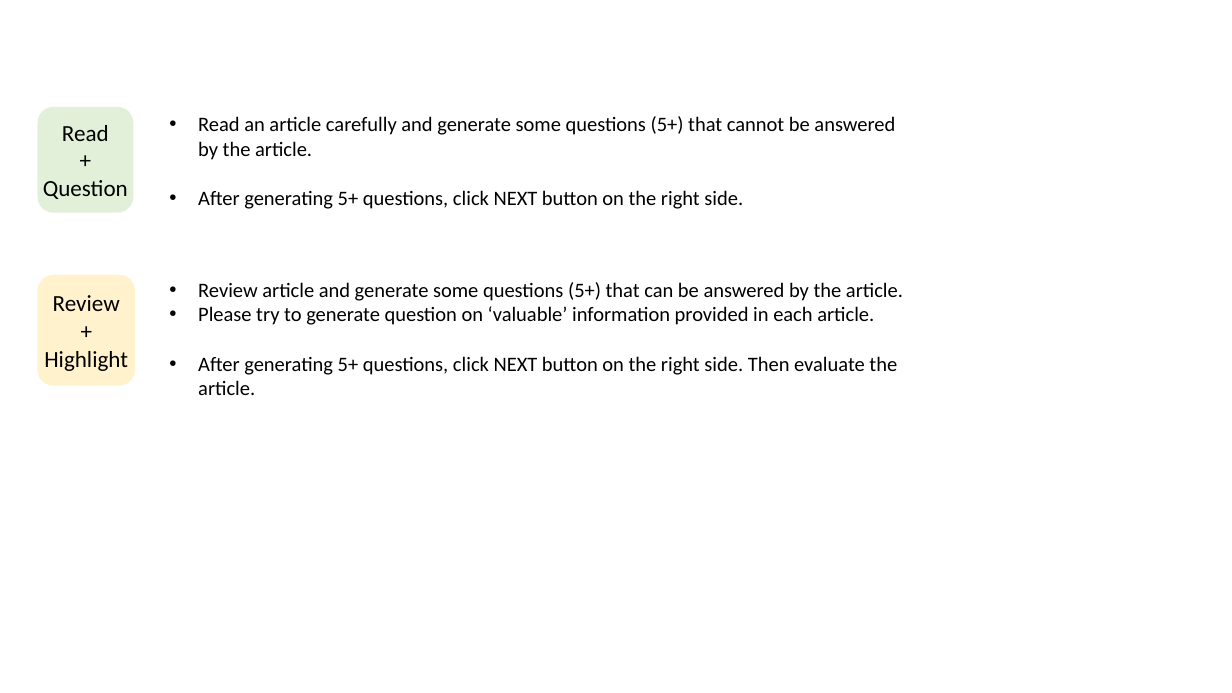
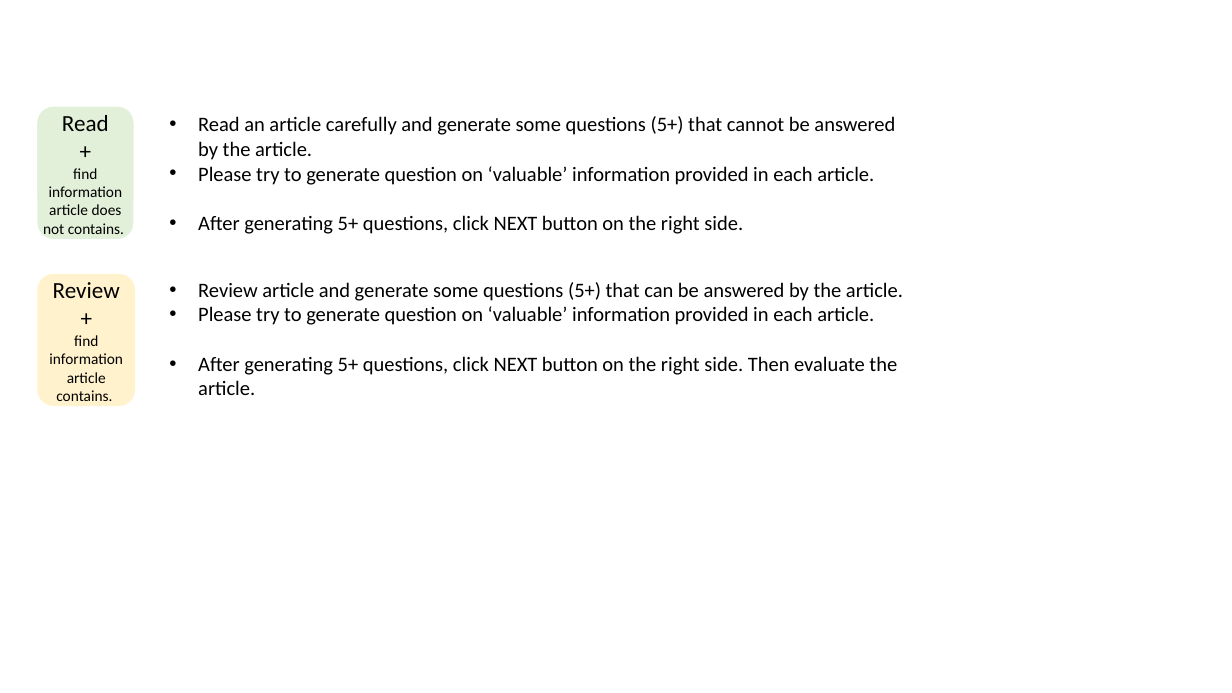
Before and after one commit to eunyoung4444/scinews-question-v2, a slide deck: slide 3 of Presentation1.pptx. Drawn at 1232x693 pixels with LibreOffice and Linux fonts; fonts in the diff are those of the drawing. Boxes give left, top, right and bottom in pixels: in the first picture for what was removed or moved away, otherwise in the second. Text is boxed around its words. In the diff, an @@ line names an element or a change of style, - is before the commit and + after.

Commit message:
article link revised

```diff
--- a/Presentation1.pptx
+++ b/Presentation1.pptx
@@ rounded rectangle added at (38, 107, 134, 239), fill #E2F0D9, 12 pt, text #000000 @@
+Read
++
+find information article does not contains.
@@ text at (198, 166, 874, 185): paragraph added @@
+• Please try to generate question on ‘valuable’ information provided in each article.
@@ rounded rectangle "Review": place and size @@
-rounded rectangle "Review" at (38, 274, 136, 385)
+rounded rectangle "Review" at (38, 274, 136, 406)
@@ text in rounded rectangle at (49, 335, 123, 401): text changed; size 18 to 12 pt @@
-Highlight
+find information article
+contains.
```
Also in this commit, not shown: 1 other slide changed, 4 other files.
